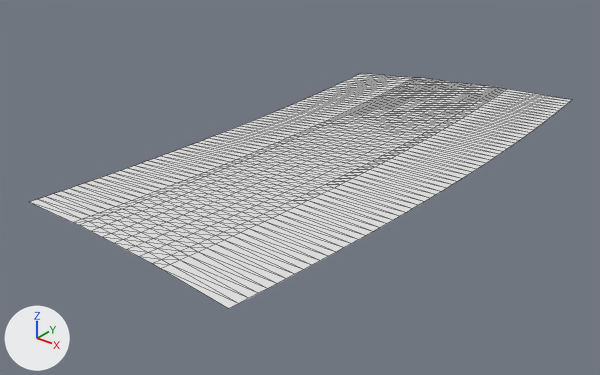
The glTF model public/assets/gen4/models/track-13.glb: old version first, new version second.
One viewpoint serves both versions: a camera (50 mm lens) standing at (745.7, -312.8, 42.6) and looking at (691.1, -244.6, 0.3). The axes (+X, +Y, +Z) are drawn at lower left. The lights are the same throughout. The older version comes first. Mesh edges are drawn as thin lines. Vertices at exactly the same position are counted once.

In view in the first picture: 'track-13'.
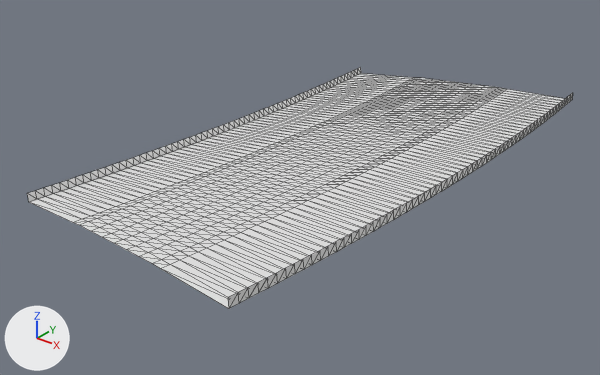
Patch to the scene script:
```diff
--- a/public/assets/gen4/models/track-13.glb.py
+++ b/public/assets/gen4/models/track-13.glb.py
@@ me_track_13 @@
 # used by ob_track_13; location = (0.0, 0.0, 0.0)
-me_track_13.from_pydata(...)  # 693 vertices, 1240 faces; spans x 675.0..709.5, y -273.6..-208.5, z 2.7..5.6
+me_track_13.from_pydata(...)  # 819 vertices, 1488 faces; spans x 675.0..709.5, y -273.6..-208.5, z 2.7..6.6
+# me_track_13 part 1
+# 10 vertices are added at x 675.4..709.4, y -266.0..-211.1, z 3.6..6.4
+# 81 new vertices lie (-0.1, 0.0, 1.0) away from vertices in x 675.2..709.5, y -273.6..-209.6, z 2.7..5.6
+# 35 new vertices lie (0.0, 0.0, 1.0) away from vertices in x 675.0..709.4, y -269.8..-208.5, z 2.7..5.5
+# 248 new faces join them
```

Changed parts and their boxes (x1, y1, x2, y2) in the pictures (600 x 375 px):
'track-13', reshaped: before (30, 73, 571, 309); after (27, 67, 573, 309)
part 1 of me_track_13, added: after (27, 67, 573, 308)
